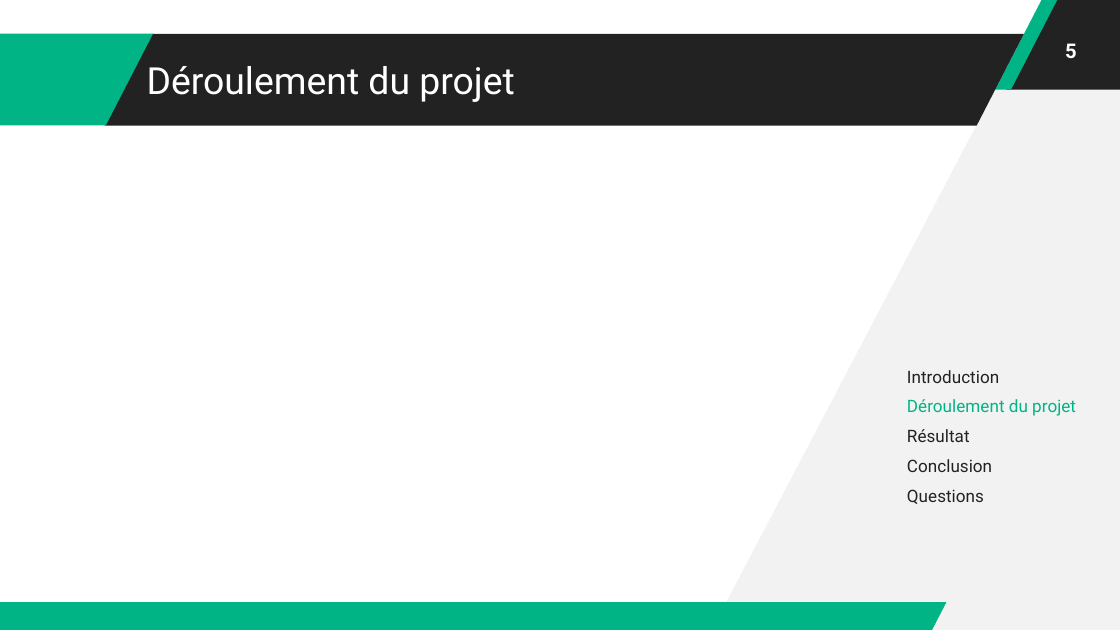
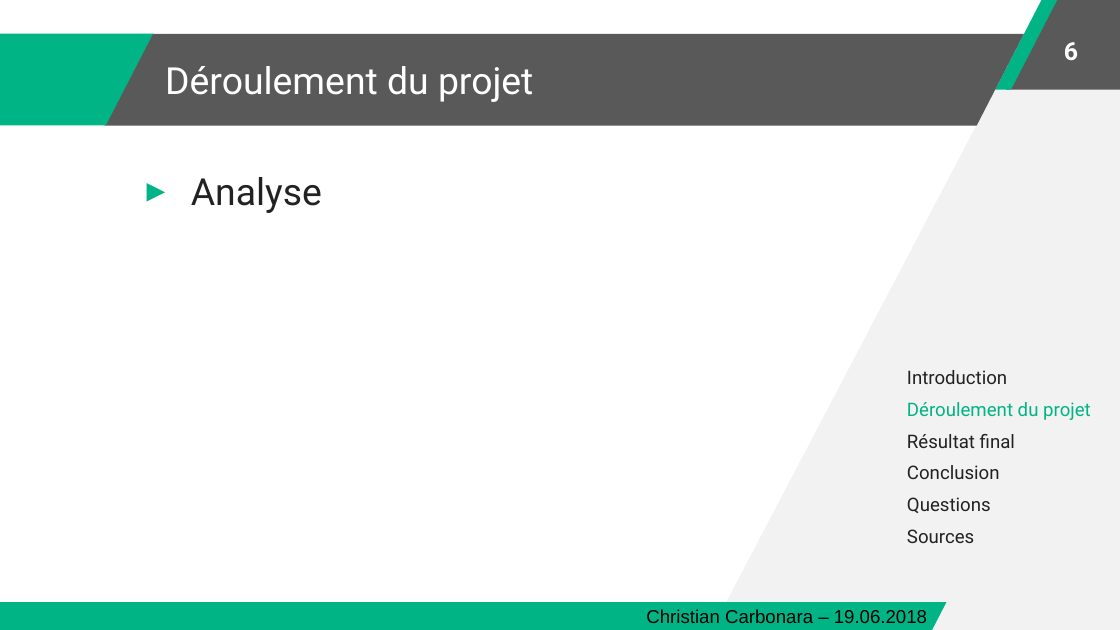
Before and after one commit to ChristianCarbonara/TPI, a slide deck: slide 6 of Documentation/William.pptx (slide 5 before the commit). Drawn at 1120x630 pixels with LibreOffice and Linux fonts; fonts in the diff are those of the drawing. Boxes give left, top, right and bottom in pixels: in the first picture for what was removed or moved away, otherwise in the second. Text is boxed around its words. In the diff, an @@ line names an element or a change of style, - is before the commit and + after.

```diff
--- a/Documentation/William.pptx
+++ b/Documentation/William.pptx
@@ parallelogram at [1006,0,1120,90]: fill #222222 to #595959 @@
@@ parallelogram at [104,34,1024,125]: fill #222222 to #595959 @@
@@ text "Déroulement du projet": place and size @@
-text "Déroulement du projet" at [147,66,514,102]
+text "Déroulement du projet" at [165,66,533,102]
@@ page number at [1064,42,1078,60]: text changed; size 13 to 16 pt @@
-5
+6
@@ text added at [191,177,322,213], 24 pt, text #222222 @@
+▸ Analyse
@@ text at [907,370,1091,513]: size 11 to 12 pt in "Introduction", "Déroulement du projet", "Conclusion", "Questions" @@
@@ text at [907,434,1015,448]: text changed; size 11 to 12 pt @@
-Résultat
+Résultat final
@@ text at [907,529,974,543]: paragraph added @@
+Sources
@@ text added at [646,609,927,623], 12 pt, text #000000 @@
+Christian Carbonara – 19.06.2018
```
Also in this commit, not shown: 20 other slides changed, 8 slides added, 2 slides removed, 4 other files.
